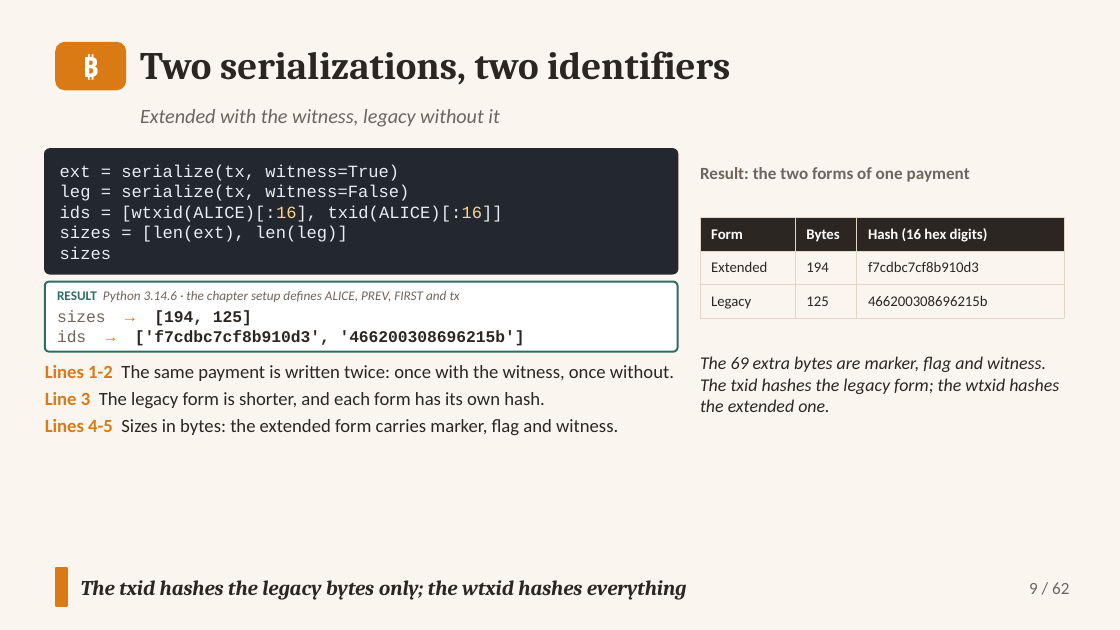
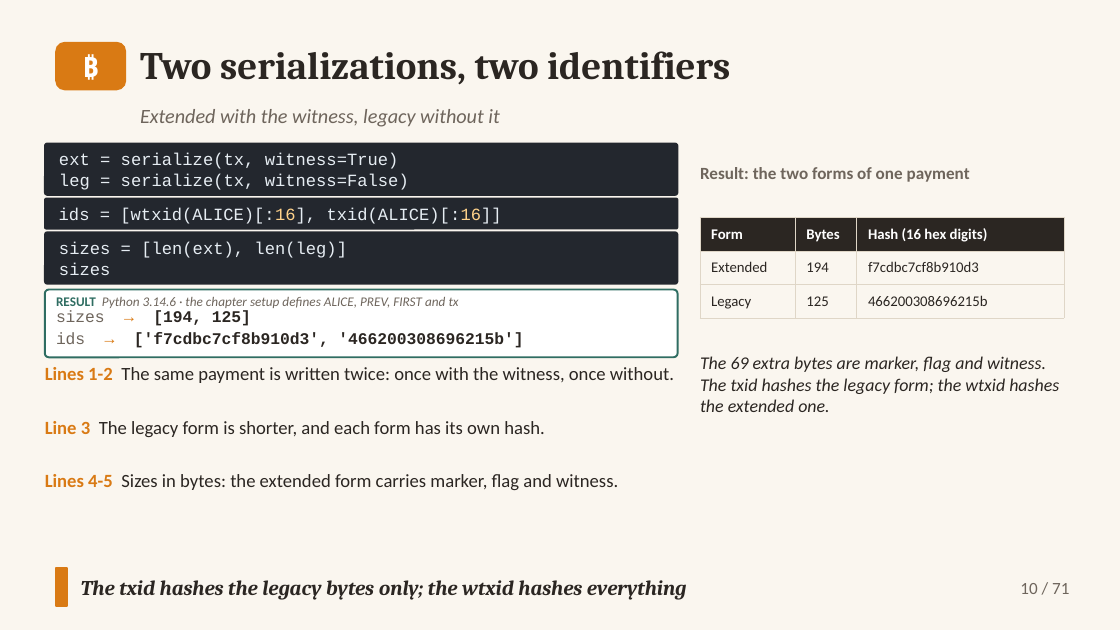
Before and after one commit to altunelyusuf/SEN0401, a slide deck: slide 10 of 03-materials/ch06/SEN0401_Ch06_Transactions_3e_v2_3_0.pptx (slide 9 before the commit). Drawn at 1120x630 pixels with LibreOffice and Linux fonts; fonts in the diff are those of the drawing. Boxes give left, top, right and bottom in pixels: in the first picture for what was removed or moved away, otherwise in the second. Text is boxed around its words. In the diff, an @@ line names an element or a change of style, - is before the commit and + after.

```diff
--- a/03-materials/ch06/SEN0401_Ch06_Transactions_3e_v2_3_0.pptx
+++ b/03-materials/ch06/SEN0401_Ch06_Transactions_3e_v2_3_0.pptx
@@ rounded rectangle "ext = serialize(tx, witness=True)": place and size @@
-rounded rectangle "ext = serialize(tx, witness=True)" at box(45, 149, 678, 273)
+rounded rectangle "ext = serialize(tx, witness=True)" at box(45, 143, 678, 195)
@@ rounded rectangle "ext = serialize(tx, witness=True)" at box(45, 143, 678, 195): proportions changed @@
@@ rounded rectangle added at box(45, 198, 678, 228), fill #23272E, outline #23272E 1 pt, 11 pt, text #E6EDF3 @@
+ids = [wtxid(ALICE)[:16], txid(ALICE)[:16]]
@@ text in rounded rectangle at box(60, 205, 503, 259): paragraphs removed @@
-ids = [wtxid(ALICE)[:16], txid(ALICE)[:16]]
-sizes = [len(ext), len(leg)]
-sizes
@@ rounded rectangle added at box(45, 232, 678, 283), fill #23272E, outline #23272E 1 pt, 11 pt, text #E6EDF3 @@
+sizes = [len(ext), len(leg)]
+sizes
@@ rounded rectangle added at box(45, 289, 678, 356), fill #FFFFFF, outline #2F6D62 1.25 pt @@
@@ text "RESULT Python 3.14.6 · the ...": place and size @@
-text "RESULT Python 3.14.6 · the ..." at box(45, 282, 678, 352)
+text "RESULT Python 3.14.6 · the ..." at box(56, 297, 459, 308)
@@ text "RESULT Python 3.14.6 · the ..." at box(56, 297, 459, 308): less space between paragraphs; vertical alignment middle to top; fill #FFFFFF to none; outline #2F6D62 1.25 pt to none @@
@@ text added at box(56, 310, 251, 326), 10.5 pt, text #2B2622, bold @@
+sizes → [194, 125]
@@ text at box(57, 310, 525, 346): paragraphs removed @@
-sizes → [194, 125]
-ids → ['f7cdbc7cf8b910d3', '466200308696215b']
@@ text added at box(56, 332, 523, 348), 10.5 pt, text #2B2622, bold @@
+ids → ['f7cdbc7cf8b910d3', '466200308696215b']
@@ text at box(45, 365, 674, 381): paragraph removed @@
-Lines 1-2 The same payment is written twice: once with the witness, once without.
@@ text added at box(45, 367, 674, 383), 12 pt, text #2B2622 @@
+Lines 1-2 The same payment is written twice: once with the witness, once without.
@@ text at box(45, 419, 618, 435): paragraph removed @@
-Lines 4-5 Sizes in bytes: the extended form carries marker, flag and witness.
@@ text "Line 3 The legacy form ...": place and size @@
-text "Line 3 The legacy form ..." at box(45, 365, 674, 435)
+text "Line 3 The legacy form ..." at box(45, 421, 545, 437)
@@ text "Line 3 The legacy form ..." at box(45, 421, 545, 437): less space between paragraphs @@
@@ text added at box(45, 474, 618, 490), 12 pt, text #2B2622 @@
+Lines 4-5 Sizes in bytes: the extended form carries marker, flag and witness.
@@ text at box(1020, 583, 1069, 594): text changed @@
-9 / 62
+10 / 71
```
Also in this commit, not shown: 61 other slides changed, 9 slides added, 14 other files.
